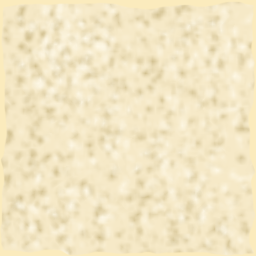
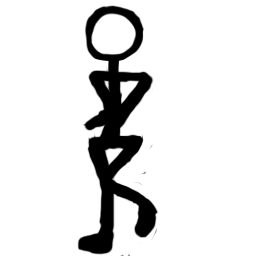
Layer changes from the first 256 x 256 image to the second:
added layer "Layer 68 copy 2" above "Layer 68 copy" over [69, 5, 159, 256]
hid "Layer 14 copy" over [0, 0, 256, 256]
hid "Layer 13" over [0, 0, 256, 256]
added layer "Layer 60" above "Layer 57" over [0, 0, 256, 256]
hid "Layer 45" over [0, 0, 256, 256]
hid "Layer 44" over [0, 0, 256, 256]
